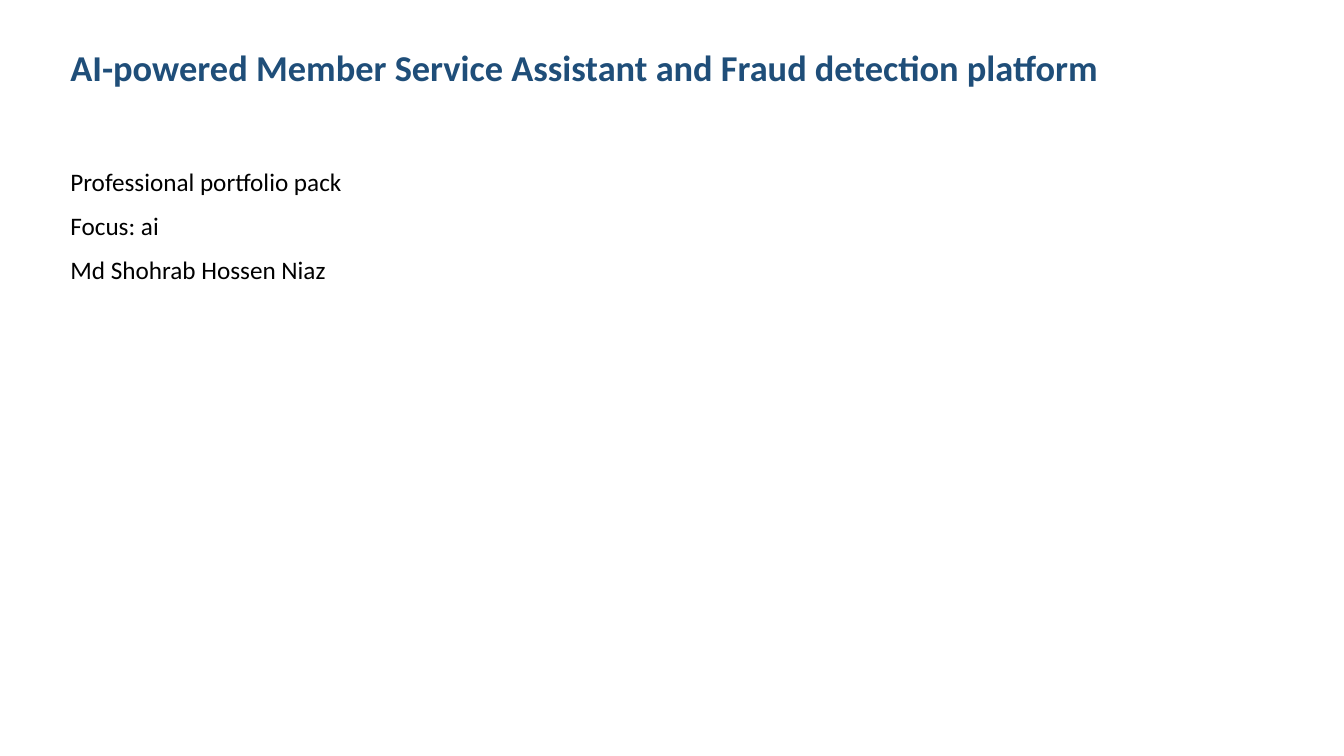
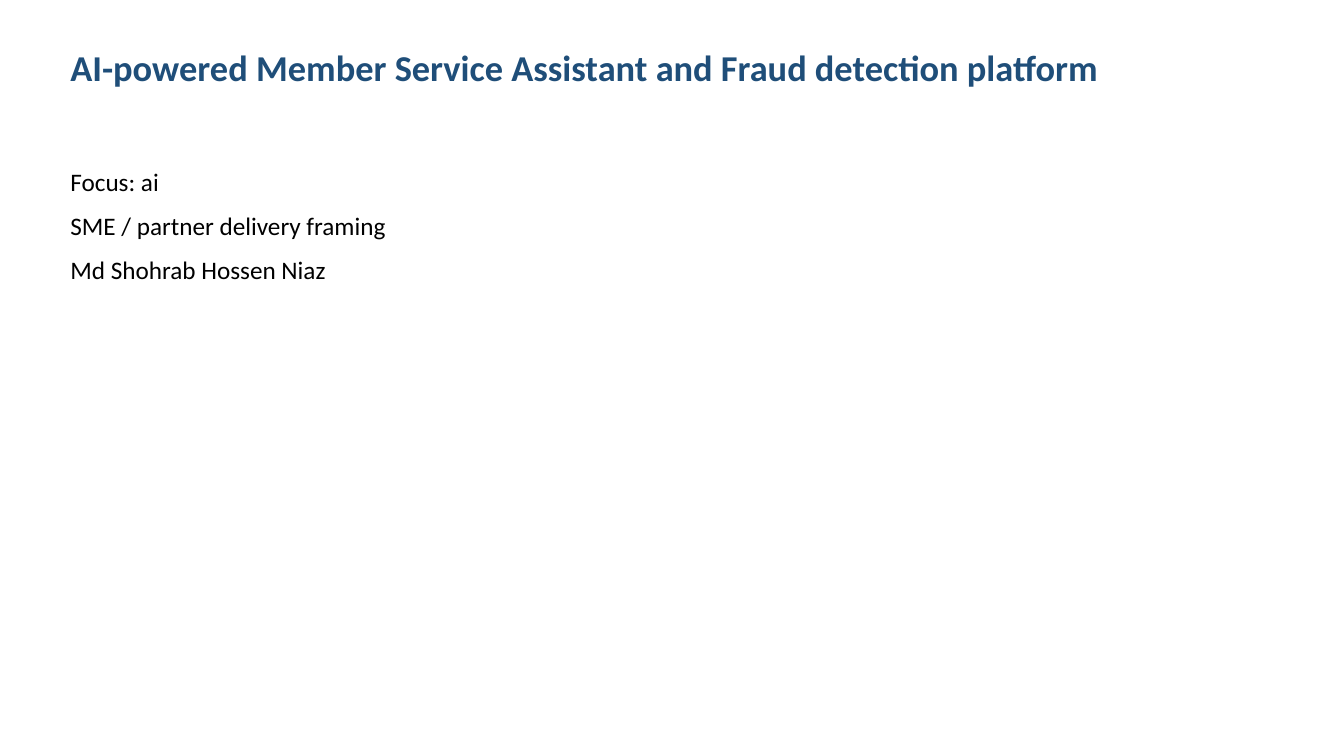
Before and after one commit to shohrabniaz/member-service-ai-fraud-assist, a slide deck: slide 1 of Final_Submission/02_Presentation.pptx. Drawn at 1344x756 pixels with LibreOffice and Linux fonts; fonts in the diff are those of the drawing. Boxes give left, top, right and bottom in pixels: in the first picture for what was removed or moved away, otherwise in the second. Text is boxed around its words. In the diff, an @@ line names an element or a change of style, - is before the commit and + after.

Commit message:
Polish portfolio pack for professional showcase readiness.

```diff
--- a/Final_Submission/02_Presentation.pptx
+++ b/Final_Submission/02_Presentation.pptx
@@ text at [70,173,341,195]: paragraph removed @@
-Professional portfolio pack
@@ text at [70,217,385,240]: paragraph added @@
+SME / partner delivery framing
```
Also in this commit, not shown: 3 other slides changed, 12 other files.
